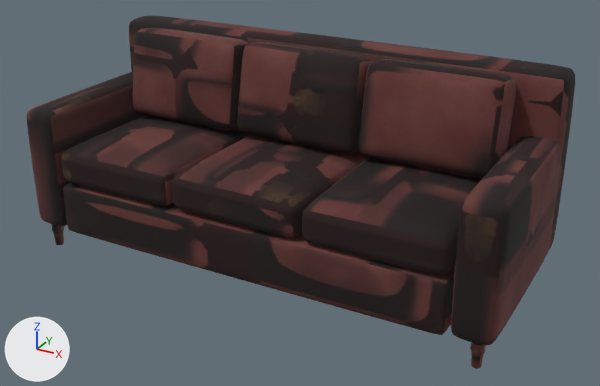
A saved change to the glTF model assets/models/sofa/sofa.gltf.
Both versions are drawn from a 50 mm lens placed at (1.53, -2.69, 1.65), pointed at (0.07, -0.02, 0.32). Lighting does not change. The marker at lower left points along +X, +Y and +Z. The picture after the commit comes second. Vertices at exactly the same position are counted once.

Names of what the first picture shows: 'Sofa'.
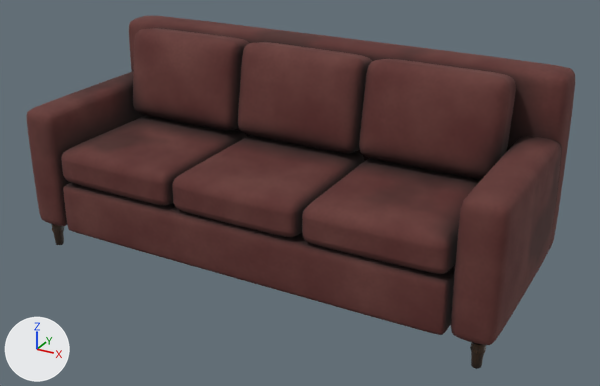
Boxes [x1, y1, x2, y2] around the edits, measured in the pictures (600 x 386 px; the box of a moved part takes in the faces that stretch with it):
```json
{"part": 1, "of": "me_sofa", "change": "moved or reshaped", "before": [214, 145, 311, 181], "after": [214, 147, 310, 184]}
{"part": 2, "of": "me_sofa", "change": "moved or reshaped", "before": [355, 170, 447, 209], "after": [355, 172, 447, 211]}
{"part": 3, "of": "me_sofa", "change": "moved or reshaped", "before": [110, 126, 192, 149], "after": [110, 128, 193, 152]}
{"part": 4, "of": "me_sofa", "change": "moved or reshaped", "before": [90, 121, 331, 220], "after": [89, 121, 330, 220]}
{"part": 5, "of": "me_sofa", "change": "moved or reshaped", "before": [331, 163, 468, 220], "after": [331, 164, 468, 221]}
{"part": 6, "of": "me_sofa", "change": "surface changed", "before": [27, 16, 576, 369], "after": [27, 16, 576, 369]}
```

Edits to the scene script, one JSON object a line:
```json
{"block": "me_sofa", "where": "me_sofa.from_pydata(...)  # 7324 vertices, 14592 faces; spans x -0.08..1.91, y -0.4..0.46, z -0.36..0.5"}
{"block": "me_sofa", "where": "# used by ob_sofa; location = (-0.915, -0.03, 0.36)"}
{"block": "me_sofa", "change": "me_sofa part 1: 11 of the vertices in x 0.85..0.98, y -0.24..-0.02, z 0.13 are moved by (0.0, 0.0, -0.02)"}
{"block": "me_sofa", "change": "me_sofa part 2: 9 of the vertices in x 1.4..1.53, y -0.24..-0.03, z 0.12..0.13 are moved by (0.0, 0.0, -0.02)"}
{"block": "me_sofa", "change": "me_sofa part 3: 7 of the vertices in x 0.3..0.43, y -0.17..-0.03, z 0.13 are moved by (0.0, 0.0, -0.02)"}
{"block": "me_sofa", "change": "me_sofa part 4: 185 of the vertices in x 0.23..1.05, y -0.4..0.05, z -0.04..0.13 are moved by (0.0, 0.0, -0.01)"}
{"block": "me_sofa", "change": "me_sofa part 5: 21 of the vertices in x 1.28..1.6, y -0.3..0.04, z 0.12..0.13 are moved by (0.0, 0.0, -0.01)"}
{"block": "me_sofa", "change": "me_sofa part 6: 14454 kept faces spanning x -0.08..1.91, y -0.4..0.46, z -0.36..0.5 get new texture (UV) coordinates"}
```
